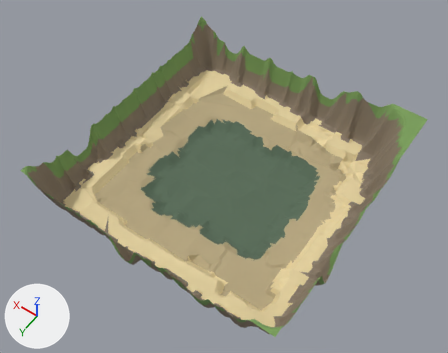
The Blender file public/models/world.blend, before and after one commit.
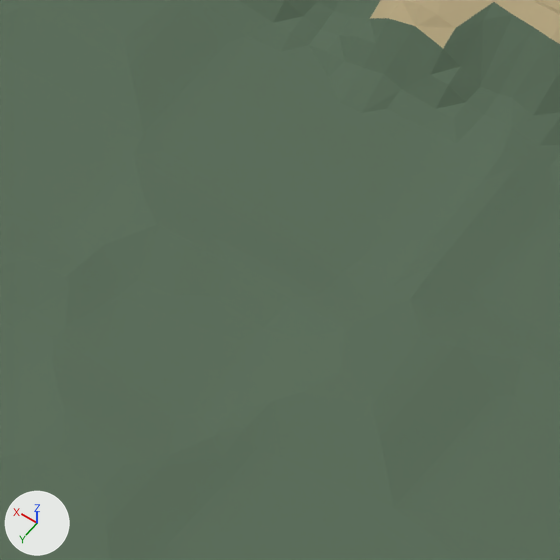
The first picture shows the older version from a camera (50 mm lens) standing at (-119.0, 173.0, 262.0) and looking at (1.0, 5.0, -2.0). The close-ups show the older and then the newer version on the part from 49% to 64% of the width and 41% to 59% of the height of that picture. Only the edits that show in the close-ups are written down. The lights are fixed; the arrows at lower left show +X, +Y and +Z.

The first close-up shows 'terrain'.
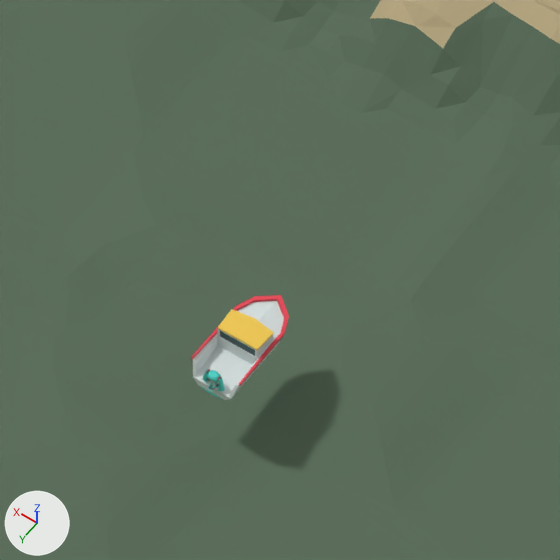
What changed in the scene script:
```text
Add mat_material_006:
    mat_material_006 = principled_material('Material.006')
    mat_material_006.base_color = (0.0595, 0.638, 0.571)  # cyan #45d1c7
Add mat_miku_blue_001:
    mat_miku_blue_001 = principled_material('Miku_Blue.001')
    mat_miku_blue_001.base_color = (0.0595, 0.638, 0.571)  # cyan #45d1c7
Add mat_material_018:
    mat_material_018 = principled_material('Material.018')
    mat_material_018.base_color = (0.888, 0.584, 0.0723)  # yellow #f2c94c
Add mat_tie:
    mat_tie = principled_material('Tie')
    mat_tie.base_color = (0.791, 0.0482, 0.0802)  # red #e63e50
Add mat_shirt:
    mat_shirt = principled_material('Shirt')
    mat_shirt.base_color = (0.694, 0.768, 0.761)  # light grey #d9e3e2
Add mat_miku_blue:
    mat_miku_blue = principled_material('Miku_Blue')
    mat_miku_blue.base_color = (0.0595, 0.638, 0.571)  # cyan #45d1c7
    mat_miku_blue.roughness = 0.231
    mat_miku_blue.emission_color = (0.00517, 0.0731, 0.065)  # dark cyan #104c48
    mat_miku_blue.emission_strength = 1.0
Add mat_sleeve:
    mat_sleeve = principled_material('Sleeve')
    mat_sleeve.base_color = (0.0242, 0.0762, 0.0887)  # dark cyan #2b4e54
Add me_立方体_006:
    me_立方体_006.from_pydata(...)  # 38 vertices, 20 faces; spans x -1.0..1.0, y -6.33..-3.88, z 0.36..2.8
    me_立方体_006.materials.append(mat_material_006)  # cyan #45d1c7
Add me_球体_001:
    me_球体_001.from_pydata(...)  # 172 vertices, 80 faces; spans x -1.0..1.05, y -0.96..0.92, z -0.85..0.58
    me_球体_001.materials.append(mat_miku_blue_001)  # cyan #45d1c7
Add me_cube_001:
    me_cube_001.from_pydata(...)  # 520 vertices, 298 faces; spans x -1.06..1.06, y -1.03..1.0, z -1.0..2.13
    # faces by material slot: [32, 72, 8, 158, 28]
    me_cube_001.materials.append(mat_miku_blue)  # cyan #45d1c7
    me_cube_001.materials.append(mat_tie)  # red #e63e50
    me_cube_001.materials.append(mat_sleeve)  # dark cyan #2b4e54
    me_cube_001.materials.append(mat_shirt)  # light grey #d9e3e2
    me_cube_001.materials.append(mat_material_018)  # yellow #f2c94c
Add ob_立方体_014:
    ob_立方体_014 = bpy.data.objects.new('立方体.014', me_立方体_006)
    ob_立方体_014.location = (-8.07, -1.99, -14.54)
    ob_立方体_014.rotation_euler = (0.0, 3.142, 1.514)  # degrees (0, 180, 87)
    ob_立方体_014.scale = (-0.167, -0.156, -0.492)
Add ob_球体:
    ob_球体 = bpy.data.objects.new('球体', me_球体_001)
    ob_球体.location = (-8.18, -1.99, -13.33)
    ob_球体.rotation_euler = (0.0, 0.0, 1.514)  # degrees (0, 0, 87)
    ob_球体.scale = (0.372, 0.519, 0.465)
Add ob_立方体_005:
    ob_立方体_005 = bpy.data.objects.new('立方体.005', me_立方体_006)
    ob_立方体_005.location = (-8.31, -1.99, -14.54)
    ob_立方体_005.rotation_euler = (0.0, 0.0, 1.514)  # degrees (0, 0, 87)
    ob_立方体_005.scale = (0.167, 0.156, 0.492)
Add ob_cube:
    ob_cube = bpy.data.objects.new('Cube', me_cube_001)
    ob_cube.location = (-8.17, -5.72, -14.19)
    ob_cube.scale = (1.8, 3.87, 1.0)
```

Boxes (x1, y1, x2, y2) around the edits, measured in the close-ups (560 x 560 px):
'Cube', added
    after: (191, 295, 289, 400)
    faces in mat_shirt (light grey #d9e3e2): (193, 301, 284, 400)
    faces in mat_material_018 (yellow #f2c94c): (218, 309, 274, 350)
    faces in mat_tie (red #e63e50): (191, 295, 289, 386)
    faces in mat_sleeve (dark cyan #2b4e54): (220, 331, 255, 356)
'球体', added
    after: (207, 370, 221, 385)
'立方体.014', added
    after: (218, 378, 225, 391)
'立方体.005', added
    after: (203, 369, 209, 383)
